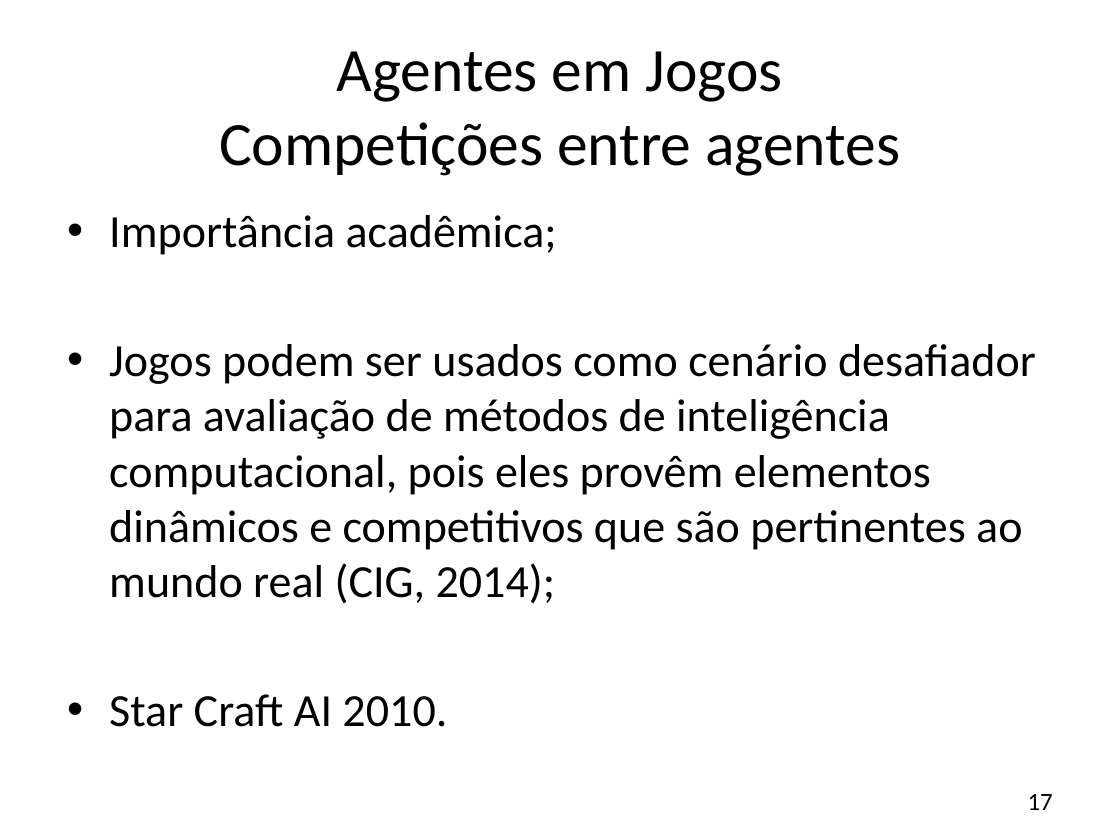
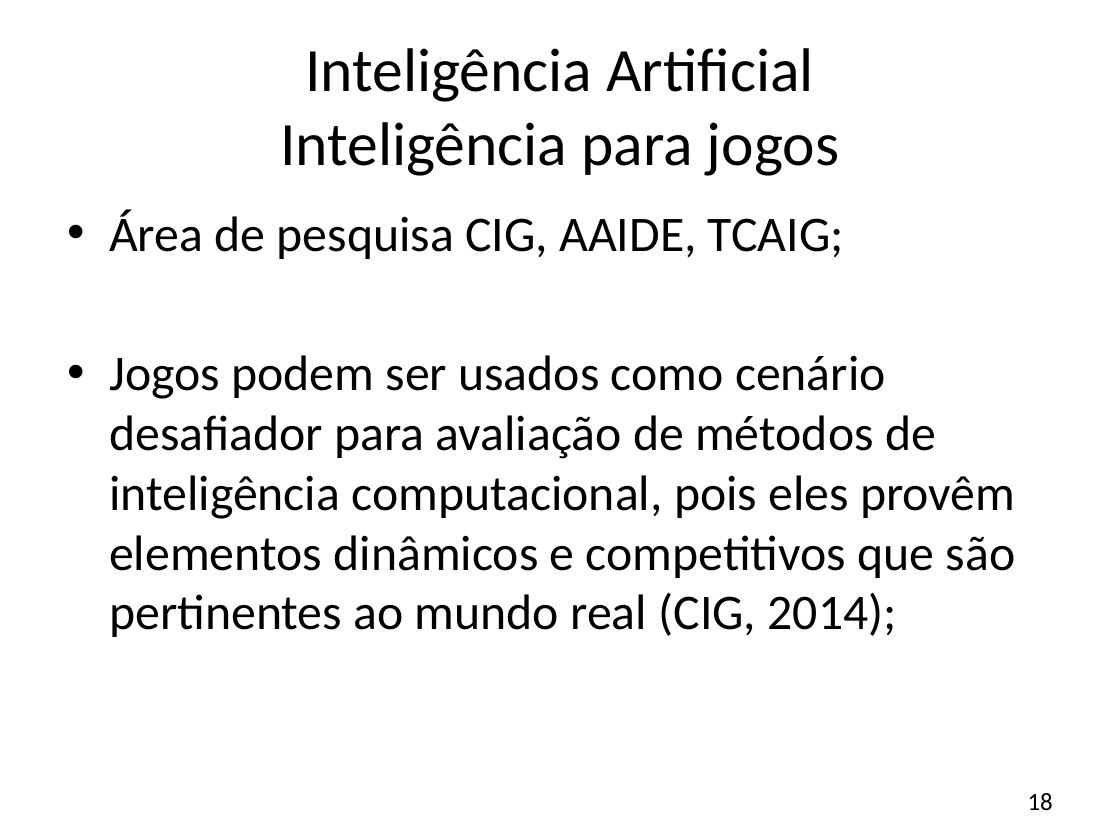
Before and after one commit to JonathanOhara/dissertacao, a slide deck: slide 18 of Apresentação Qualificação.pptx (slide 17 before the commit). Drawn at 1120x840 pixels with LibreOffice and Linux fonts; fonts in the diff are those of the drawing; background and template pictures are left out. Boxes give left, top, right and bottom in pixels: in the first picture for what was removed or moved away, otherwise in the second. Text is boxed around its words. In the diff, an @@ line names an element or a change of style, - is before the commit and + after.

```diff
--- a/Apresentação Qualificação.pptx
+++ b/Apresentação Qualificação.pptx
@@ title at [280,48,839,176]: text changed @@
-Agentes em Jogos
-Competições entre agentes
+Inteligência Artificial
+Inteligência para jogos
@@ text at [109,210,844,259]: text changed; size 29.6 to 32 pt @@
-• Importância acadêmica;
+• Área de pesquisa CIG, AAIDE, TCAIG;
@@ text at [109,355,1016,637]: size 29.6 to 32 pt in "Jogos podem ser usados como cenário desafiador ..." @@
@@ text at [109,694,447,727]: paragraph removed @@
-• Star Craft AI 2010.
@@ page number at [1028,793,1053,811]: text changed @@
-17
+18
```
Also in this commit, not shown: 1 other slide changed, 2 slides removed.
